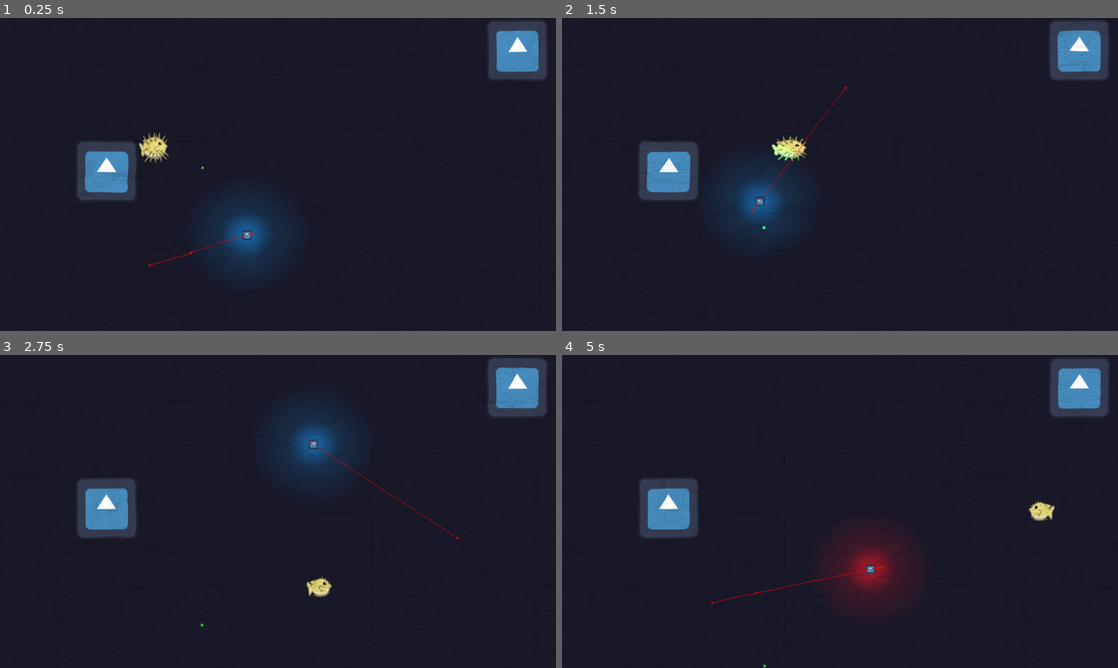
Above: before the commit, frames 1-4 (two rows, left to right).
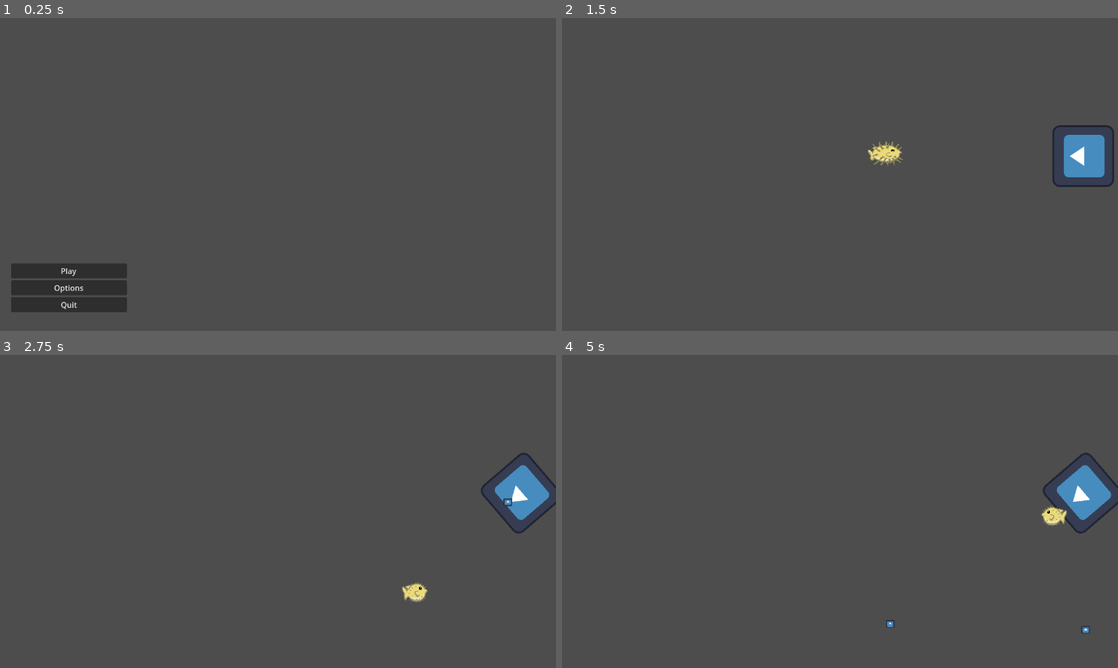
Above: after the commit, the same moments.

Repository: Chestrade/pixel-jam-2024
Game: Godot game, scene res://Scenes/main_menu.tscn
The game is run twice, just before and just after one commit, with the same random seed, the same clock (stepped at 60 frames per second) and the same inputs. Before the commit the project starts from res://Scenes/Test Levels/AnglerFish Gym.tscn. The engine's default icon, where the game draws it, is replaced by a stand-in: a white triangle on a blue panel in a dark square.
Inputs (mouse positions are in pixels of both pictures, inside the frame that each line leads up to):
- Up to frame 1 (0.25 s): no input
- Up to frame 2 (1.5 s): click (628, 271) at 0.5 s, where only the run after the commit has a clickable "Play"; hold Right (swim_right) from 1.28 s (still down); hold Shift (dash) from 1.28 s (still down)
- Up to frame 3 (2.75 s): release Right (swim_right) at 2.03 s; release Shift (dash) at 2.03 s; hold Down (swim_down) from 2.03 s (still down); tap Space (inflate) at 2.1 s
- Up to frame 4 (5 s): release Down (swim_down) at 2.78 s; hold Right (swim_right) 2.78-3.53 s; hold J 2.78-3.53 s; hold W (swim_up) 3.53-4.28 s; tap Shift (dash) at 3.6 s; hold Left (swim_left) from 4.28 s (still down); hold Space (inflate) from 4.28 s (still down)

The runs differ from the first frame. In frame 1, 96% of the frame differs, in the area x 0-100%, y 0-100%; in frame 2, 99%; in frame 3, 99%; in frame 4, 99%.

Commit message:
Set main menu as main scene

Diff:
--- a/project.godot
+++ b/project.godot
@@ -11,7 +11,7 @@
 [application]
 
 config/name="Pixel Jam 2024"
-run/main_scene="res://Scenes/Test Levels/AnglerFish Gym.tscn"
+run/main_scene="res://Scenes/main_menu.tscn"
 config/features=PackedStringArray("4.2", "Forward Plus")
 config/icon="res://icon.svg"
 
